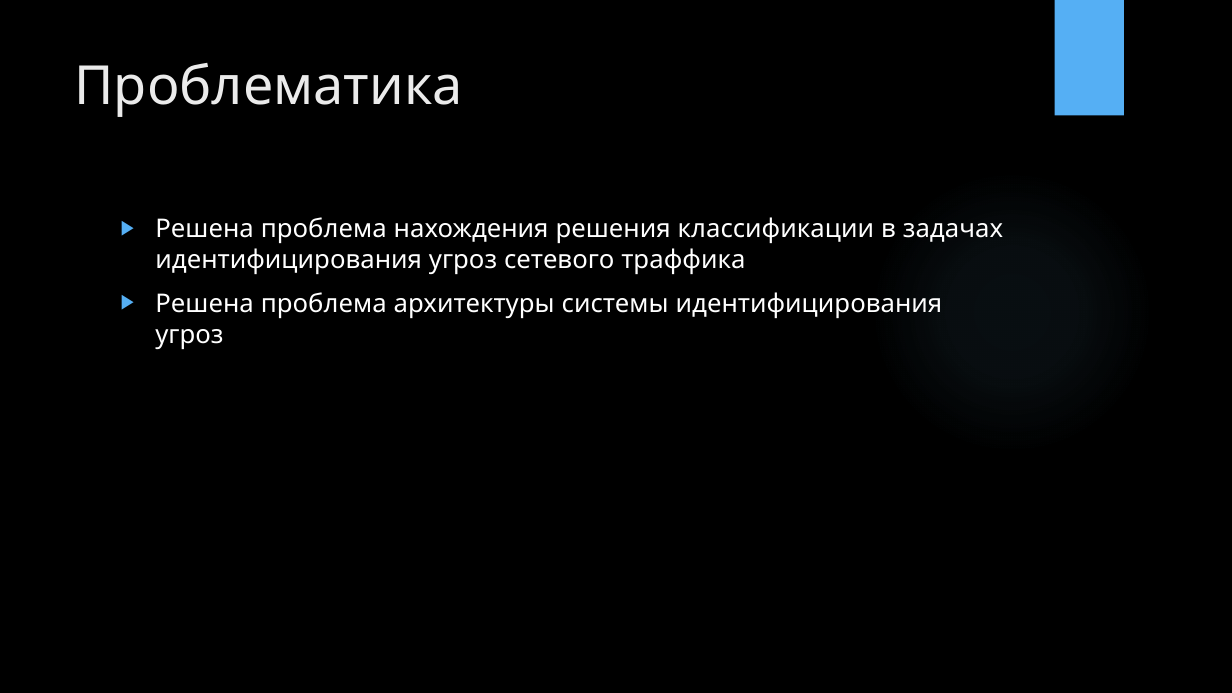
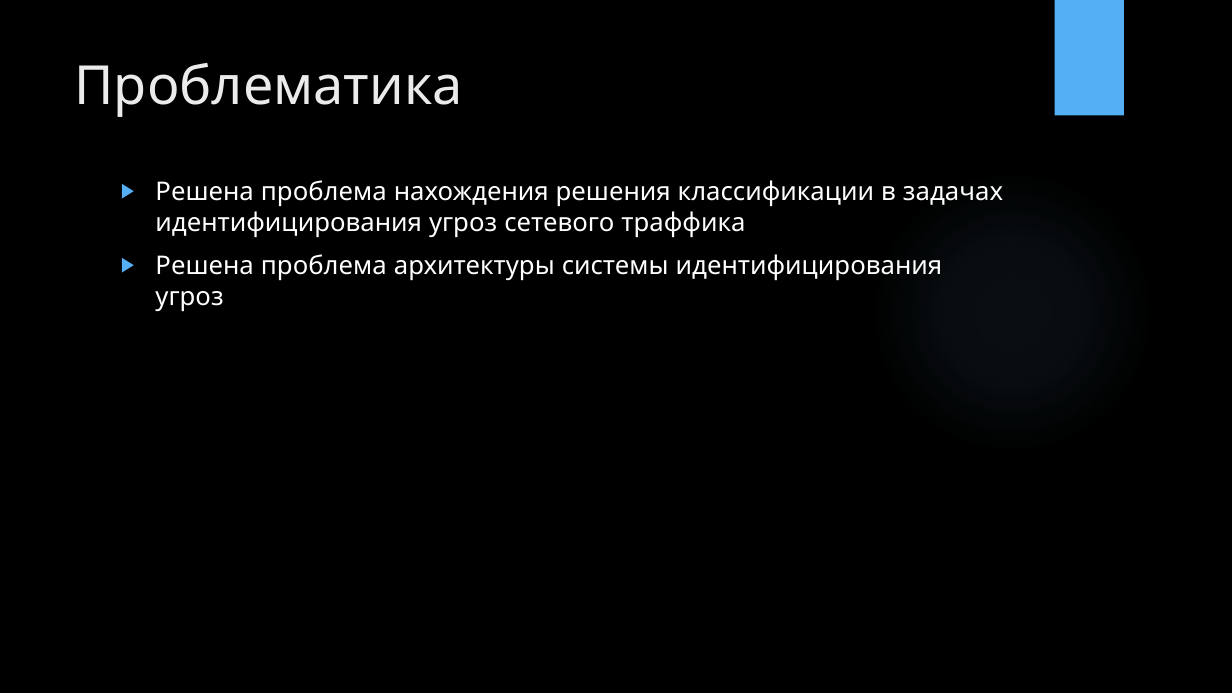
Before and after one commit to avgorinych/CVA_IDS, a slide deck: slide 17 of Хакатон 2020.pptx. Drawn at 1232x693 pixels with LibreOffice and Linux fonts; fonts in the diff are those of the drawing; background and template pictures are left out. Boxes give left, top, right and bottom in pixels: in the first picture for what was removed or moved away, otherwise in the second. Text is boxed around its words. In the diff, an @@ line names an element or a change of style, - is before the commit and + after.

```diff
--- a/Хакатон 2020.pptx
+++ b/Хакатон 2020.pptx
@@ text "Решена проблема нахождения решения классификации ...": place and size @@
-text "Решена проблема нахождения решения классификации ..." at [155, 217, 1003, 349]
+text "Решена проблема нахождения решения классификации ..." at [155, 180, 1003, 311]
```
Also in this commit, not shown: 1 other slide changed.
